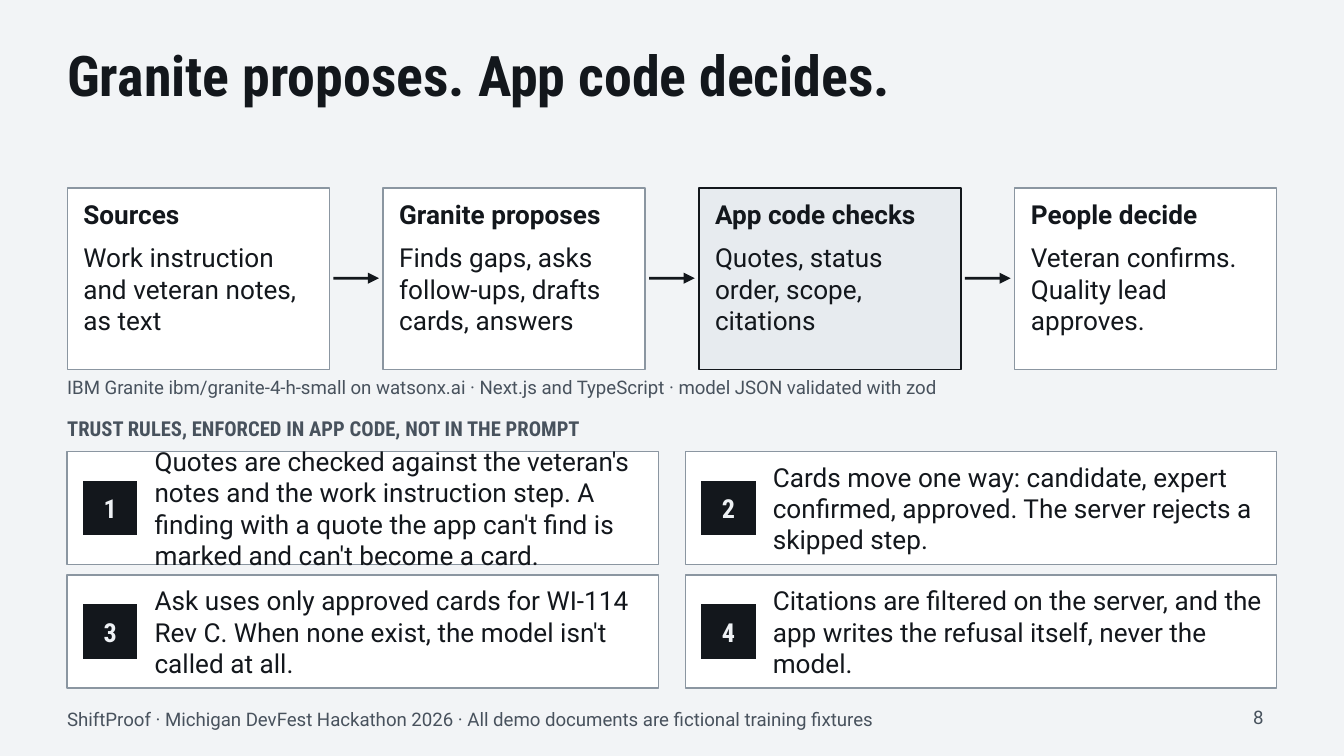
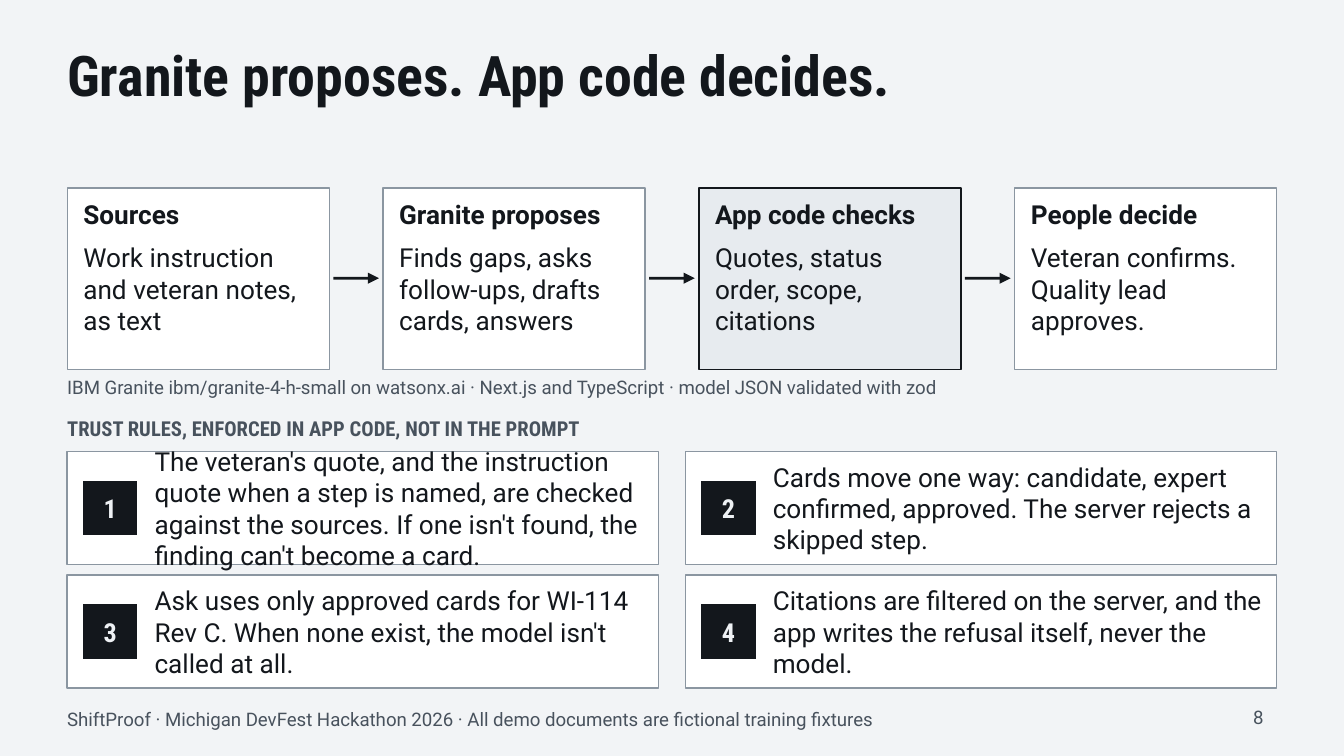
Before and after one commit to critesjosh/mi-devfest, a slide deck: slide 8 of docs/pitch/ShiftProof-pitch.pptx. Drawn at 1344x756 pixels with LibreOffice and Linux fonts; fonts in the diff are those of the drawing. Boxes give left, top, right and bottom in pixels: in the first picture for what was removed or moved away, otherwise in the second. Text is boxed around its words. In the diff, an @@ line names an element or a change of style, - is before the commit and + after.

```diff
--- a/docs/pitch/ShiftProof-pitch.pptx
+++ b/docs/pitch/ShiftProof-pitch.pptx
@@ text at <box>155,451,638,571</box>: text changed @@
-Quotes are checked against the veteran's notes and the work instruction step. A finding with a quote the app can't find is marked and can't become a card.
+The veteran's quote, and the instruction quote when a step is named, are checked against the sources. If one isn't found, the finding can't become a card.
```
Also in this commit, not shown: 2 other files.
